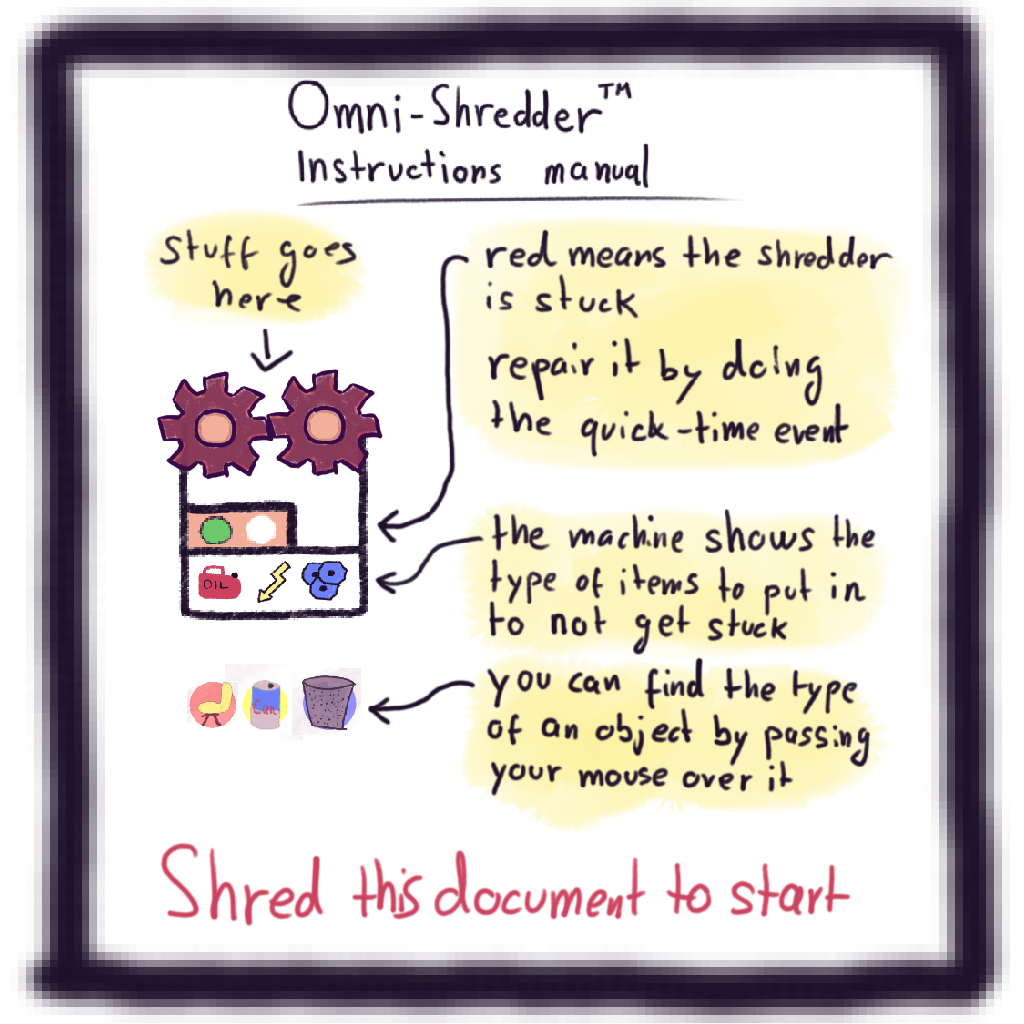
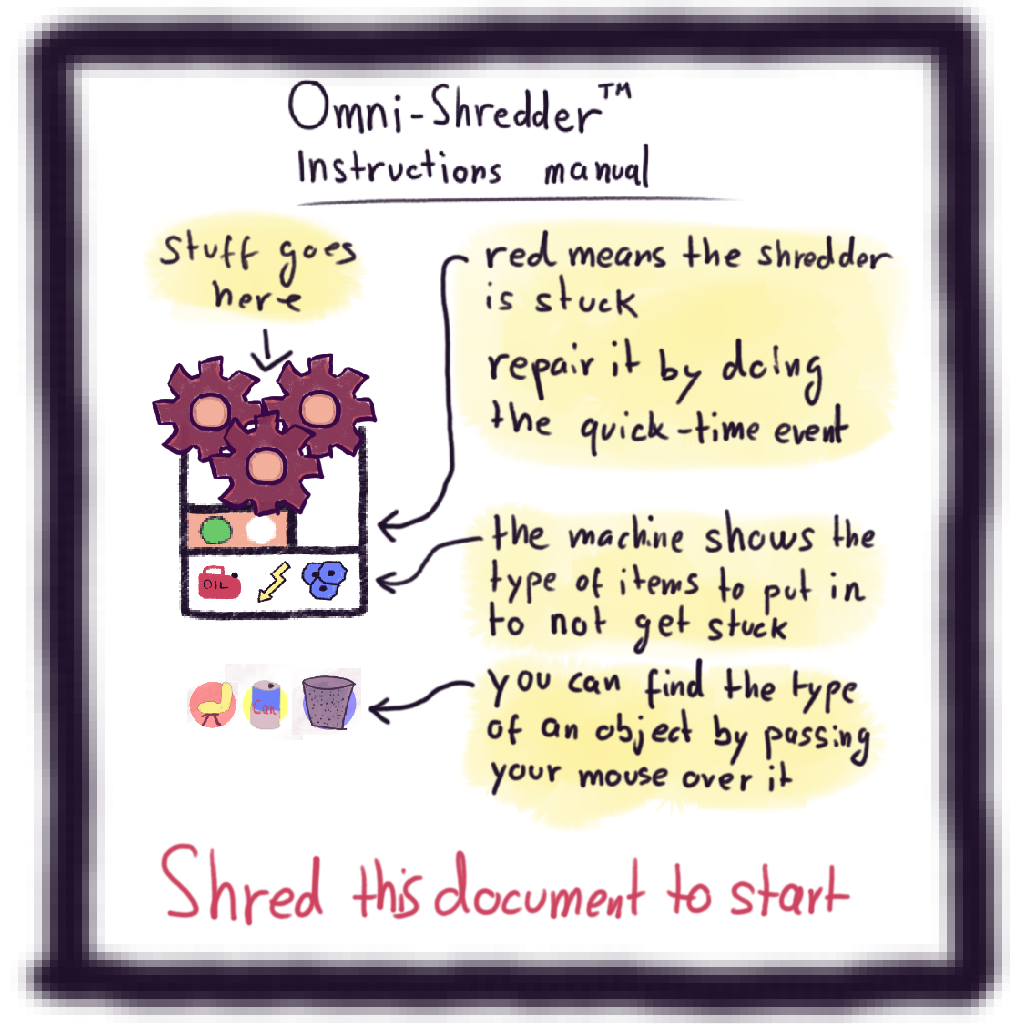
Layer changes from the first 1024x1024 image to the second:
painted on "Paint Layer 6" over [152, 353, 383, 518]
added layer "shredder_wheel.png" (1st of 3, in "Group 5") in group "Group 5" over [179, 358, 371, 518]
painted on "shredder_wheel.png" (2nd of 3, in "Group 5") over [152, 354, 320, 512]
painted on "shredder_wheel.png" (3rd of 3, in "Group 5") over [251, 353, 383, 512]
painted on "Paint Layer 9" over [152, 353, 383, 518]
painted on "Paint Layer 1" over [152, 353, 383, 518]
